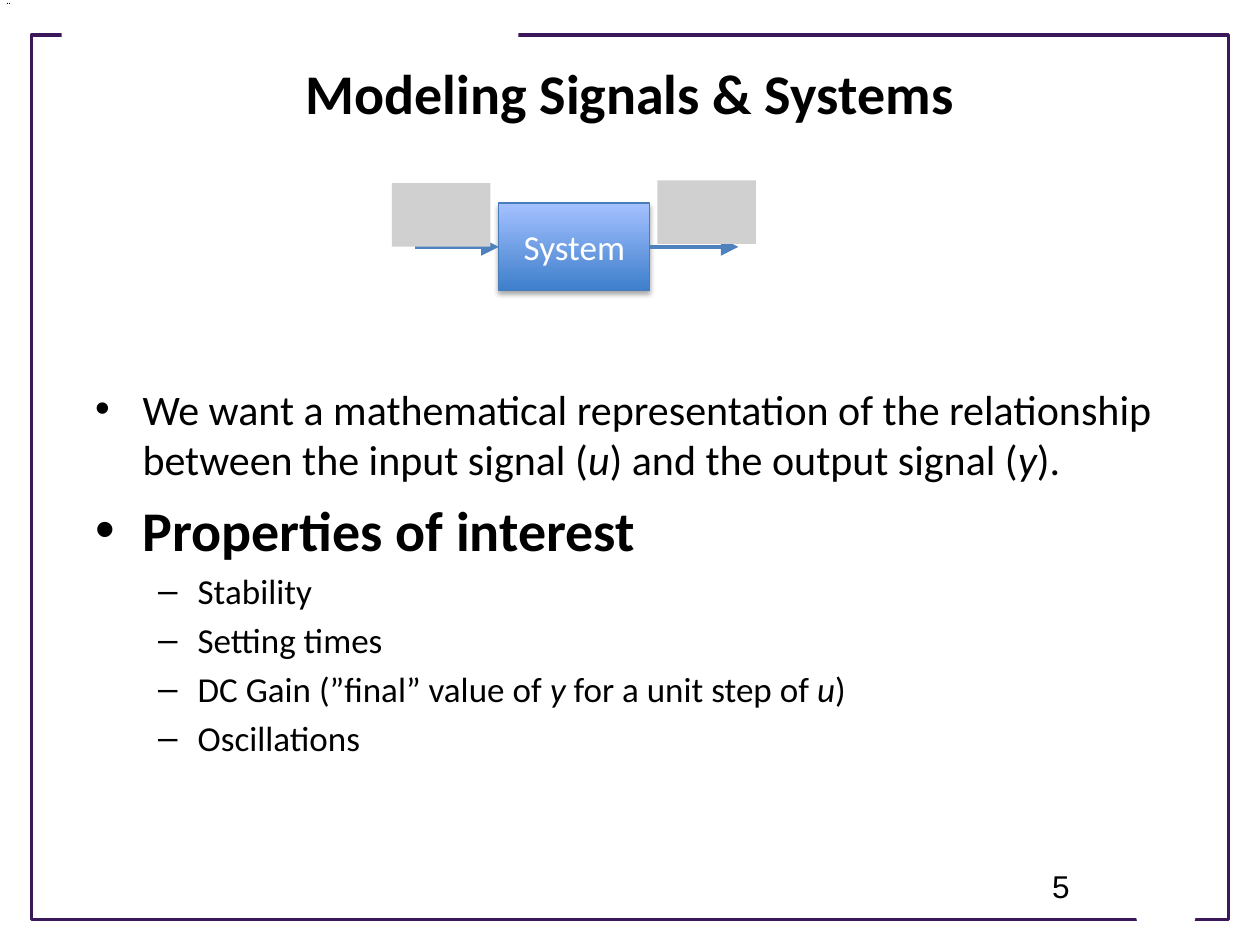
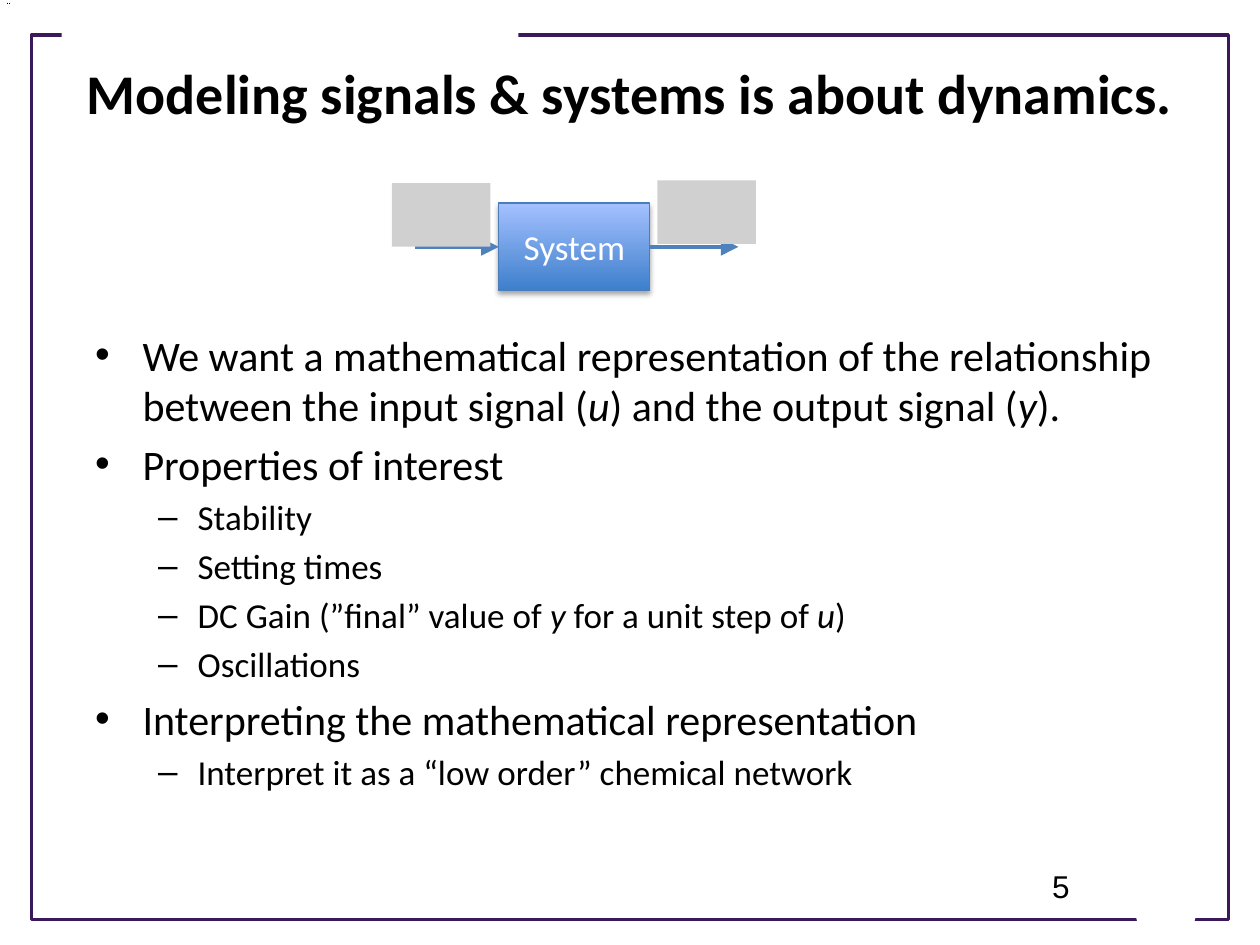
Before and after one commit to joseph-hellerstein/advanced-controls-lectures, a slide deck: slide 5 of short_class_lectures/Lecture_4-LTI_Systems/linear_time_invariant_systems.pptx. Drawn at 1260x945 pixels with LibreOffice and Linux fonts; fonts in the diff are those of the drawing; grey boxes stand for pictures; background and template pictures are left out. Boxes give left, top, right and bottom in pixels: in the first picture for what was removed or moved away, otherwise in the second. Text is boxed around its words. In the diff, an @@ line names an element or a change of style, - is before the commit and + after.

```diff
--- a/short_class_lectures/Lecture_4-LTI_Systems/linear_time_invariant_systems.pptx
+++ b/short_class_lectures/Lecture_4-LTI_Systems/linear_time_invariant_systems.pptx
@@ title at box(87, 74, 1171, 124): text changed @@
-Modeling Signals & Systems
+Modeling signals & systems is about dynamics.
@@ text "We want a mathematical representation ...": place and size @@
-text "We want a mathematical representation ..." at box(143, 395, 1151, 752)
+text "We want a mathematical representation ..." at box(143, 341, 1151, 791)
@@ text at box(143, 451, 504, 487): size 32 to 24 pt, bold off in "Properties of interest"; less space between paragraphs @@
@@ text at box(143, 705, 917, 791): paragraphs added @@
+• Interpreting the mathematical representation
+  – Interpret it as a “low order” chemical network
```
Also in this commit, not shown: 10 other slides changed, 3 slides added, 12 slides removed, 1 other file.
